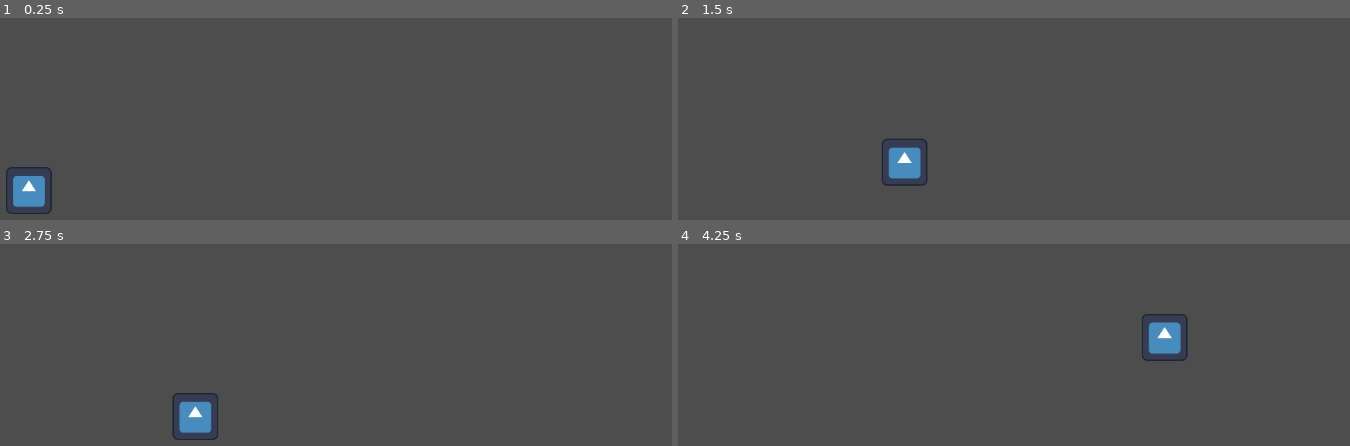
Above: before the commit, frames 1-4 (two rows, left to right).
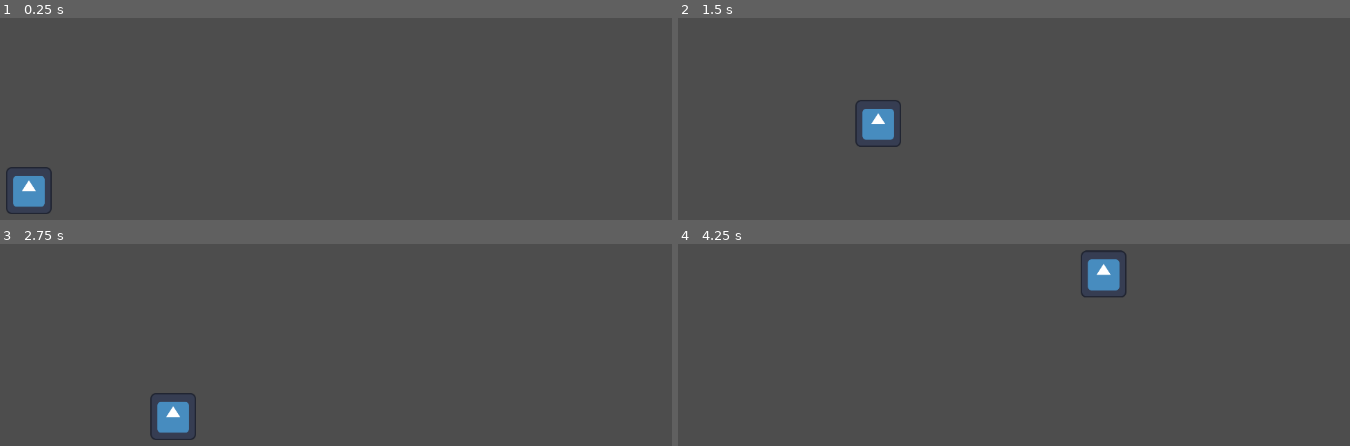
Above: after the commit, the same moments.

Repository: KevinSanchez96/Movimiento-2D-en-Godot
Game: Godot game, scene res://escena_principal.tscn
Same seed, same stepped clock (60 frames per second), same inputs: the game is played once before the commit and once after it. The engine's default icon, where the game draws it, is replaced by a stand-in: a white triangle on a blue panel in a dark square.
Inputs:
- Up to frame 1 (0.25 s): no input
- Up to frame 2 (1.5 s): tap Enter at 0.5 s; hold Right (move_right) from 0.53 s (still down); tap Space (jump) at 0.77 s
- Up to frame 3 (2.75 s): tap Space (jump) at 1.52 s; release Right (move_right) at 2.03 s; hold A (move_left) from 2.03 s (still down)
- Up to frame 4 (4.25 s): release A (move_left) at 2.78 s; hold Right (move_right) from 2.78 s (still down); tap Space (jump) at 3.02, 3.77 s

The runs differ from the first frame. In frame 2, 1.9% of the frame differs, in the area x 26-38%, y 40-84%; in frame 3, 1.3%; in frame 4, 1.9%, in the area x 59-76%, y 2-58%.

Commit message:
Ajustes finales de valores
ajustes en speed , velocidad de salto y gravedad

Diff:
--- a/movimiento-2d-en-godot/character_body_2d.gd
+++ b/movimiento-2d-en-godot/character_body_2d.gd
@@ -1,17 +1,15 @@
 extends CharacterBody2D
 
-const SPEED = 300.0
-const JUMP_VELOCITY = -400.0
-
+const SPEED = 260.0
+const JUMP_VELOCITY = -450.0
+const GRAVITY = 900.0
 
 const MAX_JUMPS = 2
-const MAX_TIEMPO_VUELO = 1.5
+const MAX_TIEMPO_VUELO = 1.2
 
 var volando = false
-var gravedad_volando = 30
 var jump_count = 0
 var tiempo_vuelo = 0
-var activar_vuelo = false
 
 func _physics_process(delta: float) -> void:
 
@@ -24,7 +22,7 @@
 			velocity.y = 0
 			tiempo_vuelo +=delta
 		else:
-			velocity += get_gravity() * delta
+			velocity.y += GRAVITY * delta
 
 	if is_on_floor():
 		jump_count = 0
